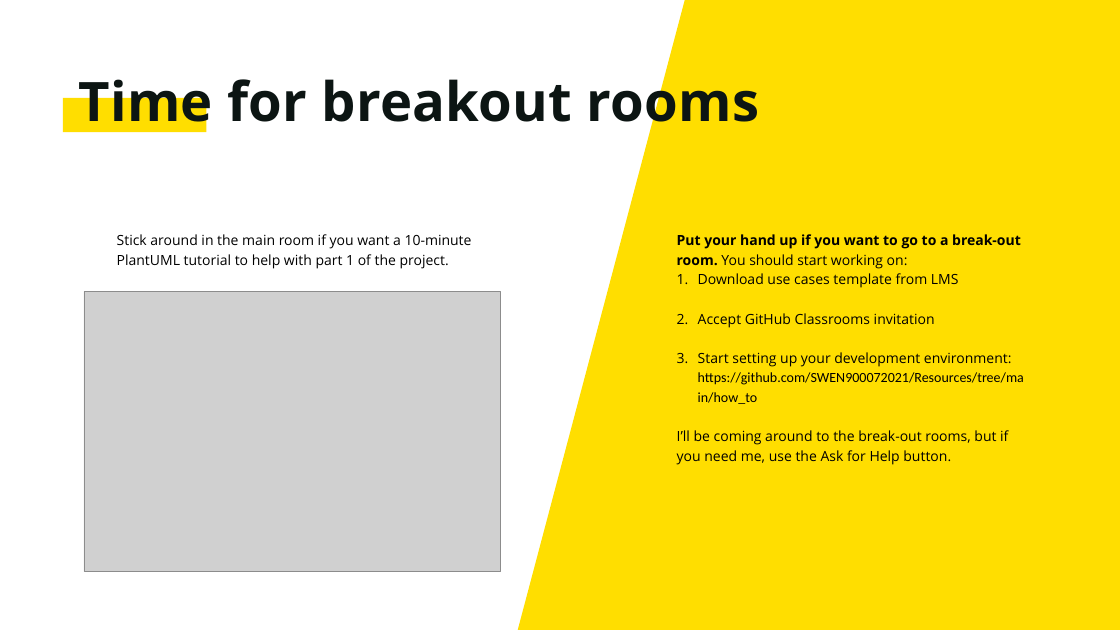
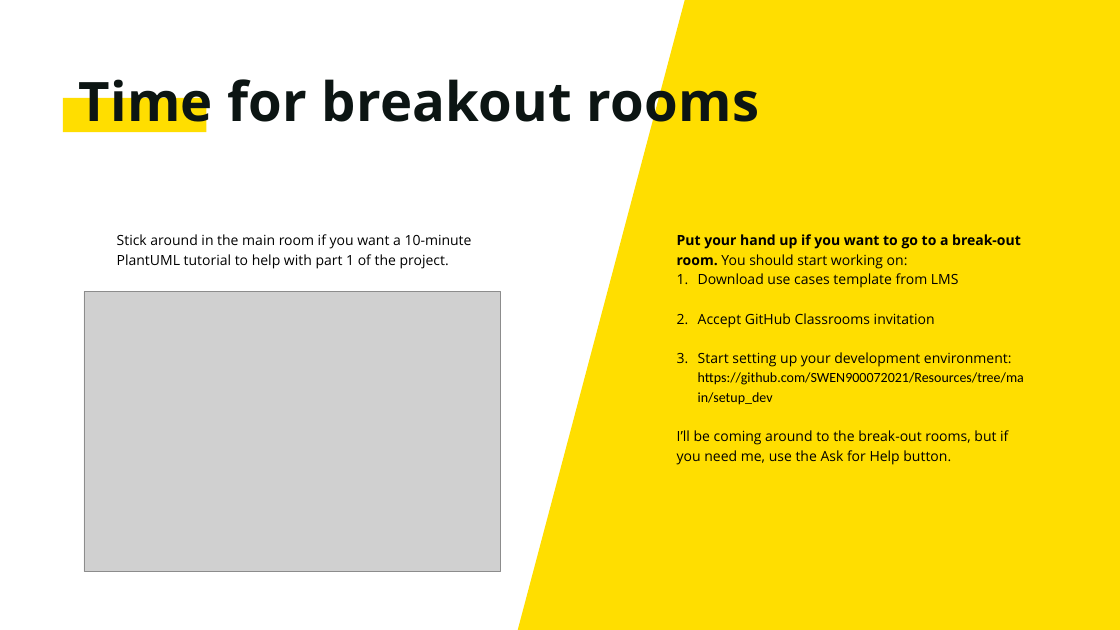
Before and after one commit to SWEN900072021/Resources, a slide deck: slide 7 of workshops/workshop_1/Slides.pptx. Drawn at 1120x630 pixels with LibreOffice and Linux fonts; fonts in the diff are those of the drawing; grey boxes stand for pictures. Boxes give left, top, right and bottom in pixels: in the first picture for what was removed or moved away, otherwise in the second. Text is boxed around its words. In the diff, an @@ line names an element or a change of style, - is before the commit and + after.

```diff
--- a/workshops/workshop_1/Slides.pptx
+++ b/workshops/workshop_1/Slides.pptx
@@ text at [698,352,1024,405]: text changed @@
-3. Start setting up your development environment: https://github.com/SWEN900072021/Resources/tree/main/how_to
+3. Start setting up your development environment: https://github.com/SWEN900072021/Resources/tree/main/setup_dev
```
Also in this commit, not shown: 2 other slides changed.
